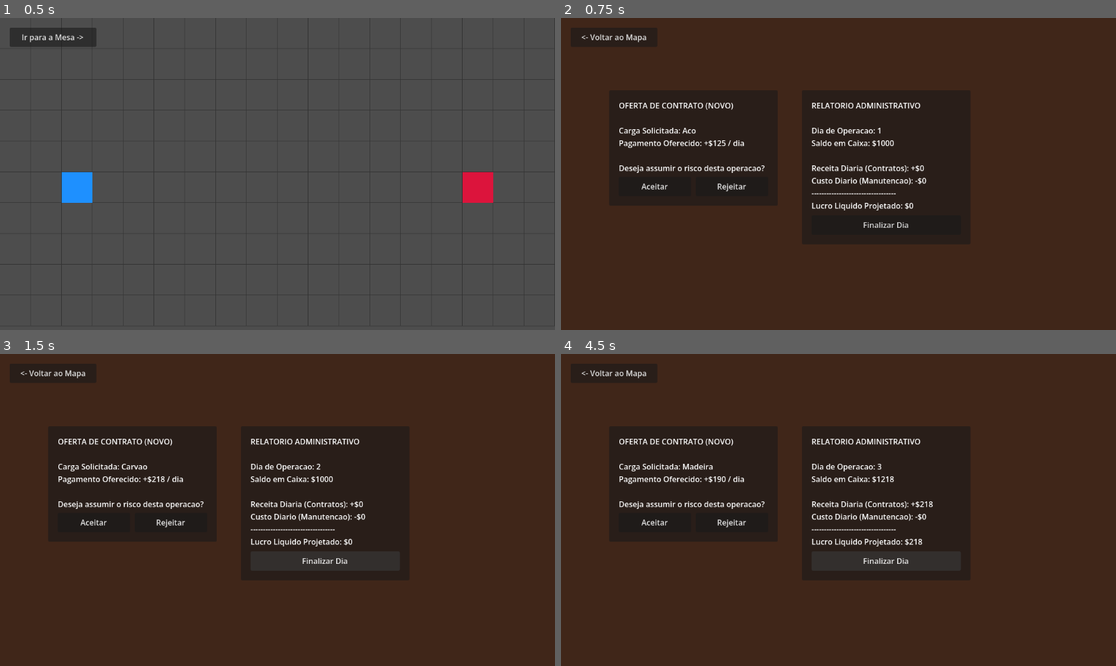
Above: before the commit, frames 1-4 (two rows, left to right).
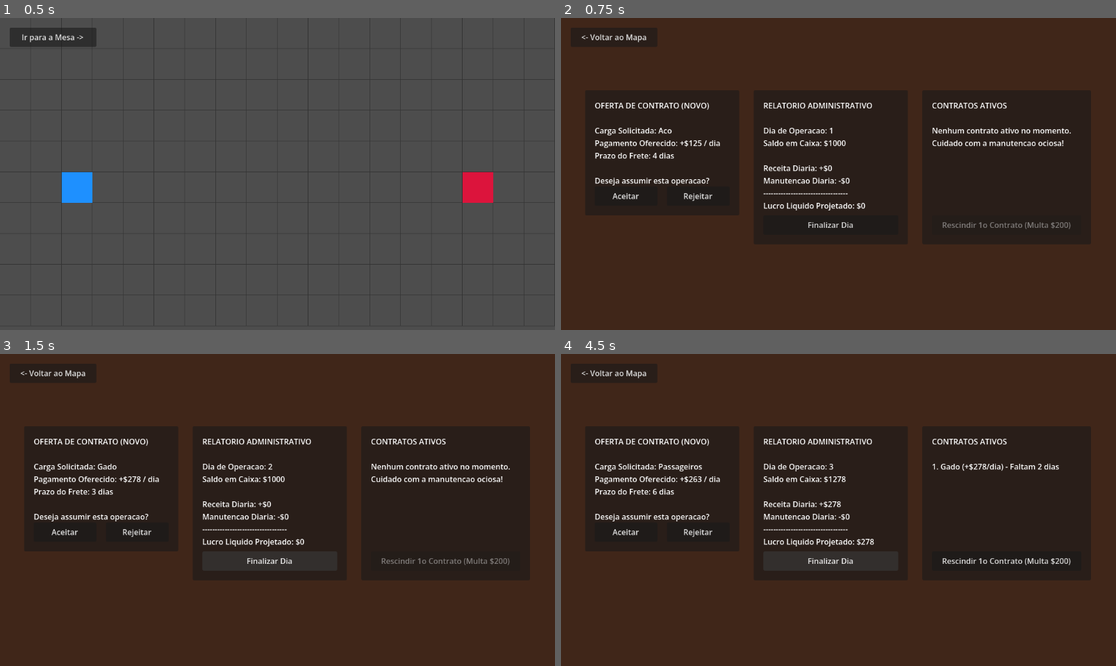
Above: after the commit, the same moments.

Repository: jonathanhenriques/Entregas_Ferroviarias
Game: Godot game, scene res://Main.tscn
The game is run twice, just before and just after one commit, with the same random seed, the same clock (stepped at 60 frames per second) and the same inputs. The project has no main scene, so this scene is started directly.
Inputs:
- Up to frame 1 (0.5 s): no input
- Up to frame 2 (0.75 s): click "Ir para a Mesa ->" at 0.5 s
- Up to frame 3 (1.5 s): click "Finalizar Dia" at 1.25 s
- Up to frame 4 (4.5 s): click "Aceitar" at 2 s; click "<- Voltar ao Mapa" at 2.75 s; click "Ir para a Mesa ->" at 3.5 s; click "Finalizar Dia" at 4.25 s

Frame 1 is identical in both runs. In frame 2, 6.6% of the frame differs, in the area x 6-94%, y 27-70%; in frame 3, 6.0%; in frame 4, 5.9%.

Commit message:
iniciando imple de Sistema de Contratos Dinâmicos

Diff:
--- a/deskview.gd
+++ b/deskview.gd
@@ -1,20 +1,29 @@
 extends Node2D
 
-# Referencias visuais - Relatorio
-var bg_rect: ColorRect
-var report_panel: Panel
-var report_label: Label
-var btn_next_day: Button
-var btn_back_map: Button
-
-# Referencias visuais - Contratos
+# Referencias visuais - Ofertas
 var contract_panel: Panel
 var contract_label: Label
 var btn_accept_contract: Button
 var btn_reject_contract: Button
 
+# Referencias visuais - Relatorio
+var report_panel: Panel
+var report_label: Label
+var btn_next_day: Button
+
+# Referencias visuais - Contratos Ativos (NOVO)
+var active_panel: Panel
+var active_label: Label
+var btn_cancel_first: Button
+
+# Botoes e Fundo
+var bg_rect: ColorRect
+var btn_back_map: Button
+
 # Variaveis de controle do contrato do dia
+var current_offer_cargo: String = ""
 var current_contract_reward: int = 0
+var current_offer_duration: int = 0
 
 func _ready() -> void:
 	_setup_ui()
@@ -22,68 +31,86 @@
 	# Conecta os sinais do GameManager para atualizar a UI
 	GameManager.money_changed.connect(_on_stats_changed)
 	GameManager.maintenance_updated.connect(_on_stats_changed)
-	GameManager.income_updated.connect(_on_stats_changed)
-
-	# Quando o dia mudar, alem de atualizar o texto, geramos um novo contrato
+	GameManager.contracts_updated.connect(_on_contracts_updated)
 	GameManager.day_changed.connect(_on_day_changed)
 
-	# Gera o primeiro contrato logo ao abrir o jogo
+	# Gera a interface pela primeira vez
 	_generate_new_contract()
 	_update_report_text()
+	_update_active_contracts_text()
 
 func _setup_ui() -> void:
-	# 1. Fundo da mesa (cor de madeira escurecida)
+	# Fundo da mesa
 	bg_rect = ColorRect.new()
 	bg_rect.color = Color(0.25, 0.15, 0.1)
 	bg_rect.size = Vector2(1152, 648)
 	add_child(bg_rect)
 
-	# 2. Papel do Relatorio Administrativo (Painel Central-Direita)
+	# 1. Painel de Oferta (Esquerda)
+	contract_panel = Panel.new()
+	contract_panel.position = Vector2(50, 150)
+	contract_panel.size = Vector2(320, 260)
+	add_child(contract_panel)
+
+	contract_label = Label.new()
+	contract_label.position = Vector2(20, 20)
+	contract_label.size = Vector2(280, 170)
+	contract_label.autowrap_mode = TextServer.AUTOWRAP_WORD_SMART
+	contract_panel.add_child(contract_label)
+
+	btn_accept_contract = Button.new()
+	btn_accept_contract.text = "Aceitar"
+	btn_accept_contract.position = Vector2(20, 200)
+	btn_accept_contract.size = Vector2(130, 40)
+	btn_accept_contract.pressed.connect(_on_accept_contract)
+	contract_panel.add_child(btn_accept_contract)
+
+	btn_reject_contract = Button.new()
+	btn_reject_contract.text = "Rejeitar"
+	btn_reject_contract.position = Vector2(170, 200)
+	btn_reject_contract.size = Vector2(130, 40)
+	btn_reject_contract.pressed.connect(_on_reject_contract)
+	contract_panel.add_child(btn_reject_contract)
+
+	# 2. Painel do Relatorio Administrativo (Centro)
 	report_panel = Panel.new()
-	report_panel.position = Vector2(500, 150) # Desloquei um pouco para a direita
-	report_panel.size = Vector2(350, 320)
+	report_panel.position = Vector2(400, 150)
+	report_panel.size = Vector2(320, 320)
 	add_child(report_panel)
 
 	report_label = Label.new()
 	report_label.position = Vector2(20, 20)
-	report_label.size = Vector2(310, 220)
+	report_label.size = Vector2(280, 220)
 	report_label.autowrap_mode = TextServer.AUTOWRAP_WORD_SMART
 	report_panel.add_child(report_label)
 
 	btn_next_day = Button.new()
 	btn_next_day.text = "Finalizar Dia"
 	btn_next_day.position = Vector2(20, 260)
-	btn_next_day.size = Vector2(310, 40)
+	btn_next_day.size = Vector2(280, 40)
 	btn_next_day.pressed.connect(_on_next_day_pressed)
 	report_panel.add_child(btn_next_day)
 
-	# 3. Painel de Oferta de Contratos (Painel Esquerda)
-	contract_panel = Panel.new()
-	contract_panel.position = Vector2(100, 150)
-	contract_panel.size = Vector2(350, 240)
-	add_child(contract_panel)
-
-	contract_label = Label.new()
-	contract_label.position = Vector2(20, 20)
-	contract_label.size = Vector2(310, 150)
-	contract_label.autowrap_mode = TextServer.AUTOWRAP_WORD_SMART
-	contract_panel.add_child(contract_label)
-
-	btn_accept_contract = Button.new()
-	btn_accept_contract.text = "Aceitar"
-	btn_accept_contract.position = Vector2(20, 180)
-	btn_accept_contract.size = Vector2(150, 40)
-	btn_accept_contract.pressed.connect(_on_accept_contract)
-	contract_panel.add_child(btn_accept_contract)
-
-	btn_reject_contract = Button.new()
-	btn_reject_contract.text = "Rejeitar"
-	btn_reject_contract.position = Vector2(180, 180)
-	btn_reject_contract.size = Vector2(150, 40)
-	btn_reject_contract.pressed.connect(_on_reject_contract)
-	contract_panel.add_child(btn_reject_contract)
-
-	# 4. Botao para Voltar ao Mapa
+	# 3. Painel de Contratos Ativos (Direita) - NOVO
+	active_panel = Panel.new()
+	active_panel.position = Vector2(750, 150)
+	active_panel.size = Vector2(350, 320)
+	add_child(active_panel)
+
+	active_label = Label.new()
+	active_label.position = Vector2(20, 20)
+	active_label.size = Vector2(310, 220)
+	active_label.autowrap_mode = TextServer.AUTOWRAP_WORD_SMART
+	active_panel.add_child(active_label)
+
+	btn_cancel_first = Button.new()
+	btn_cancel_first.text = "Rescindir 1o Contrato (Multa $200)"
+	btn_cancel_first.position = Vector2(20, 260)
+	btn_cancel_first.size = Vector2(310, 40)
+	btn_cancel_first.pressed.connect(_on_cancel_first_pressed)
+	active_panel.add_child(btn_cancel_first)
+
+	# Botao para Voltar ao Mapa
 	btn_back_map = Button.new()
 	btn_back_map.text = "<- Voltar ao Mapa"
 	btn_back_map.position = Vector2(20, 20)
@@ -91,43 +118,66 @@
 	btn_back_map.pressed.connect(_on_back_map_pressed)
 	add_child(btn_back_map)
 
-# Cria uma oferta de frete aleatoria
+# Cria uma oferta de frete com prazos aleatorios
 func _generate_new_contract() -> void:
 	var products = ["Madeira", "Carvao", "Passageiros", "Aco", "Gado"]
-	var random_index = randi() % products.size()
-	var chosen_product = products[random_index]
-
-	# O pagamento varia entre $80 e $300 por dia
+	current_offer_cargo = products[randi() % products.size()]
 	current_contract_reward = randi_range(80, 300)
+	current_offer_duration = randi_range(3, 7) # NOVO: Validade entre 3 e 7 dias
 
 	var text = "OFERTA DE CONTRATO (NOVO)\n\n"
-	text += "Carga Solicitada: " + chosen_product + "\n"
-	text += "Pagamento Oferecido: +$" + str(current_contract_reward) + " / dia\n\n"
-	text += "Deseja assumir o risco desta operacao?"
+	text += "Carga Solicitada: " + current_offer_cargo + "\n"
+	text += "Pagamento Oferecido: +$" + str(current_contract_reward) + " / dia\n"
+	text += "Prazo do Frete: " + str(current_offer_duration) + " dias\n\n"
+	text += "Deseja assumir esta operacao?"
 
 	contract_label.text = text
 	contract_panel.visible = true
 
-# Ao aceitar, soma o valor na receita diaria e esconde o papel
+# Cria um dicionario e adiciona a matriz de contratos ativos
 func _on_accept_contract() -> void:
-	GameManager.daily_income += current_contract_reward
+	var new_contract = {
+		"cargo": current_offer_cargo,
+		"reward": current_contract_reward,
+		"days_left": current_offer_duration
+	}
+	GameManager.active_contracts.append(new_contract)
+	GameManager.contracts_updated.emit() # Avisa a interface para redesenhar a lista
 	contract_panel.visible = false
-	print("Contrato Aceito! Nova Receita Diaria: $", GameManager.daily_income)
-
-# Ao rejeitar, simplesmente descarta o papel e fica sem lucro novo
+
 func _on_reject_contract() -> void:
 	contract_panel.visible = false
-	print("Contrato Rejeitado.")
-
-# Monta o texto do relatorio administrativo
+
+# Rescinde o contrato mais antigo da lista (indice 0) pagando 200 de multa
+func _on_cancel_first_pressed() -> void:
+	if GameManager.active_contracts.size() > 0:
+		GameManager.cancel_contract(0, 200)
+
+# Monta o texto visualizando o que esta na lista global
+func _update_active_contracts_text() -> void:
+	var text = "CONTRATOS ATIVOS\n\n"
+
+	if GameManager.active_contracts.size() == 0:
+		text += "Nenhum contrato ativo no momento.\nCuidado com a manutencao ociosa!"
+		btn_cancel_first.disabled = true
+	else:
+		btn_cancel_first.disabled = false
+		var index = 1
+		for c in GameManager.active_contracts:
+			text += str(index) + ". " + c["cargo"] + " (+$" + str(c["reward"]) + "/dia) - Faltam " + str(c["days_left"]) + " dias\n"
+			index += 1
+
+	active_label.text = text
+
 func _update_report_text() -> void:
-	var net_profit = GameManager.daily_income - GameManager.daily_maintenance
+	var current_income = GameManager.get_daily_income()
+	var net_profit = current_income - GameManager.daily_maintenance
 
 	var text = "RELATORIO ADMINISTRATIVO\n\n"
 	text += "Dia de Operacao: " + str(GameManager.current_day) + "\n"
 	text += "Saldo em Caixa: $" + str(GameManager.money) + "\n\n"
-	text += "Receita Diaria (Contratos): +$" + str(GameManager.daily_income) + "\n"
-	text += "Custo Diario (Manutencao): -$" + str(GameManager.daily_maintenance) + "\n"
+	text += "Receita Diaria: +$" + str(current_income) + "\n"
+	text += "Manutencao Diaria: -$" + str(GameManager.daily_maintenance) + "\n"
 	text += "----------------------------------\n"
 	text += "Lucro Liquido Projetado: $" + str(net_profit) + "\n"
 
@@ -136,13 +186,17 @@
 
 	report_label.text = text
 
-# Atualiza textos genericos
+# Diferentes reacoes baseadas em qual sinal foi disparado
 func _on_stats_changed(_new_value) -> void:
 	_update_report_text()
 
-# Atualiza textos e gera novo contrato na virada do dia
+func _on_contracts_updated() -> void:
+	_update_report_text()
+	_update_active_contracts_text()
+
 func _on_day_changed(_new_day) -> void:
 	_update_report_text()
+	_update_active_contracts_text()
 	_generate_new_contract()
 
 func _on_next_day_pressed() -> void:
--- a/game_manager.gd
+++ b/game_manager.gd
@@ -4,8 +4,8 @@
 signal money_changed(new_amount)
 signal day_changed(new_day)
 signal maintenance_updated(new_maintenance)
-signal income_updated(new_income)
-signal game_over(is_victory: bool, message: String) # NOVO sinal de fim de jogo
+signal contracts_updated() # NOVO sinal: avisa quando um contrato entra, sai ou expira
+signal game_over(is_victory: bool, message: String)
 
 # Variaveis Globais de Economia e Tempo
 var money: int = 1000 :
@@ -23,31 +23,54 @@
 		daily_maintenance = value
 		maintenance_updated.emit(daily_maintenance)
 
-var daily_income: int = 0 :
-	set(value):
-		daily_income = value
-		income_updated.emit(daily_income)
+# NOVA ESTRUTURA DE CONTRATOS
+# Lista de dicionarios. Exemplo: {"cargo": "Madeira", "reward": 120, "days_left": 5}
+var active_contracts: Array = []
+
+# Funcao dinamica para calcular a receita baseada nos contratos ativos hoje
+func get_daily_income() -> int:
+	var total = 0
+	for c in active_contracts:
+		total += c["reward"]
+	return total
 
 # Funcao para iniciar ou reiniciar o jogo
 func reset_game() -> void:
 	money = 1000
 	current_day = 1
 	daily_maintenance = 0
-	daily_income = 0
+	active_contracts.clear()
 
 # Funcao para processar a virada do dia
 func end_day() -> void:
-	# O jogador recebe os lucros e paga as manutencoes
-	money += daily_income
+	# O jogador recebe os lucros calculados e paga as manutencoes
+	money += get_daily_income()
 	money -= daily_maintenance
+
+	# Atualiza o prazo de cada contrato e remove os que chegaram a zero
+	var contracts_to_keep = []
+	for c in active_contracts:
+		c["days_left"] -= 1
+		if c["days_left"] > 0:
+			contracts_to_keep.append(c)
+
+	active_contracts = contracts_to_keep
+	contracts_updated.emit() # Forca a interface a se atualizar
+
 	current_day += 1
 
-	# Checa se o jogador faliu
+	# Checa condicoes de vitoria ou derrota
 	if money < 0:
 		trigger_bankruptcy()
-	# Checa se o jogador venceu o MVP (Meta: $3000)
 	elif money >= 3000:
 		trigger_victory()
+
+# NOVO: Funcao para cancelar um contrato prematuramente pagando multa
+func cancel_contract(index: int, penalty: int) -> void:
+	if index >= 0 and index < active_contracts.size():
+		money -= penalty
+		active_contracts.remove_at(index)
+		contracts_updated.emit()
 
 func trigger_bankruptcy() -> void:
 	var msg = "FALENCIA!\n\nSeu saldo ficou negativo. Os investidores retiraram o apoio e sua empresa ferroviaria foi fechada."
